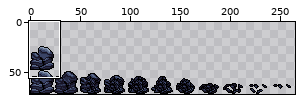
Sprite sheet, stored at assets/graphics/SpriteSheets/Abilities/hive_ARTI_Underworld-Rubble-Spritesheet.png. Above: a wide view before the commit, with the close-up outlined.
Close-up. The starting point:
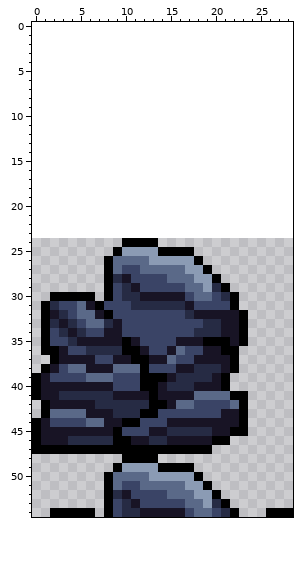
The file is 288x48 pixels. Shown: x 0..28, y 0..54. The old version is drawn lined up with the new one, on the new canvas. The wide view leaves out empty margins.
After:
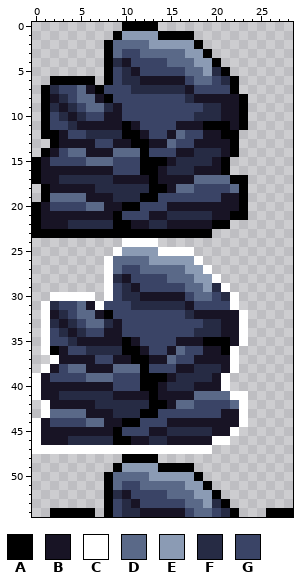
Palette (. is transparent): A #000000  B #181425  C #ffffff  D #5a6988  E #8b9bb4  F #262b44  G #3a4466
The exact change:
canvas 288x48 -> 288x72, the old top-left corner now at 0,24
@@ x 0..28 @@
- 0 .............................
- 1 .............................
- 2 .............................
- 3 .............................
- 4 .............................
- 5 .............................
- 6 .............................
- 7 .............................
- 8 .............................
- 9 .............................
-10 .............................
-11 .............................
-12 .............................
-13 .............................
-14 .............................
-15 .............................
-16 .............................
-17 .............................
-18 .............................
-19 .............................
-20 .............................
-21 .............................
-22 .............................
-23 .............................
-24 ..........AAAA...............
-25 .........AEEEEAAAA...........
-26 ........ADDDDEEEEEA..........
-27 ........ADGGDDDDDEEA.........
-28 ........AFBGGGGDDDEEA........
-29 ........AGFBGGGGGDDEFA.......
-30 ..AAAAA.AGFFBBBBBGDDGFA......
-31 .AFGGDBAGGGFFFFFFBGGGGA......
-32 .ABFGDDBAGGGGGGGGFBBBBBA.....
-33 .AFBFGDDFBGGGGGGGGGFFBBA.....
-34 .AGFBFGGBBGGGGGGGGFFFBBA.....
-35 .AGGFBBBBBABGGGGBBBAAABA.....
-36 .AABGGFFFFAABGGBDGGBBAA......
-37 ..ABBBBGGBBAABBDGGBBBBA......
-38 .ABGDDBBBDDDAGGGBBFFFBA......
-39 ABGGGGDDDGGGAAABFFFFBA.......
-40 ABBBBBBBBGGGAABFFFBBBA.......
-41 ABBFFFFFFBBBBABBBBDDDDAA.....
-42 .ABBBBBFFFFFFAABDDGGGGDA.....
-43 .ADDDDBBBFFFAAGGGGGGGBBA.....
-44 ABGGGGDDBBAAGGGBBBBBBBBA.....
-45 ABBBBBBBBAGGGBBFFFFFBBAA.....
-46 ABBBFFFFFAABBFFBBBBBAA.......
-47 AAAAAAAAAAAAAAAAAAAA.........
+ 0 ..........AAAA...............
+ 1 .........AEEEEAAAA...........
+ 2 ........ADDDDEEEEEA..........
+ 3 ........ADGGDDDDDEEA.........
+ 4 ........AFBGGGGDDDEEA........
+ 5 ........AGFBGGGGGDDEFA.......
+ 6 ..AAAAA.AGFFBBBBBGDDGFA......
+ 7 .AFGGDBAGGGFFFFFFBGGGGA......
+ 8 .ABFGDDBAGGGGGGGGFBBBBBA.....
+ 9 .AFBFGDDFBGGGGGGGGGFFBBA.....
+10 .AGFBFGGBBGGGGGGGGFFFBBA.....
+11 .AGGFBBBBBABGGGGBBBAAABA.....
+12 .AABGGFFFFAABGGBDGGBBAA......
+13 ..ABBBBGGBBAABBDGGBBBBA......
+14 .ABGDDBBBDDDAGGGBBFFFBA......
+15 ABGGGGDDDGGGAAABFFFFBA.......
+16 ABBBBBBBBGGGAABFFFBBBA.......
+17 ABBFFFFFFBBBBABBBBDDDDAA.....
+18 .ABBBBBFFFFFFAABDDGGGGDA.....
+19 .ADDDDBBBFFFAAGGGGGGGBBA.....
+20 ABGGGGDDBBAAGGGBBBBBBBBA.....
+21 ABBBBBBBBAGGGBBFFFFFBBAA.....
+22 ABBBFFFFFAABBFFBBBBBAA.......
+23 AAAAAAAAAAAAAAAAAAAA.........
+24 ..........CCCC...............
+25 .........CEEEECCCC...........
+26 ........CDDDDEEEEEC..........
+27 ........CDGGDDDDDEEC.........
+28 ........CFBGGGGDDDEEC........
+29 ........CGFBGGGGGDDEFC.......
+30 ..CCCCC.CGFFBBBBBGDDGFC......
+31 .CFGGDBCGGGFFFFFFBGGGGC......
+32 .CBFGDDBAGGGGGGGGFBBBBBC.....
+33 .CFBFGDDFBGGGGGGGGGFFBBC.....
+34 .CGFBFGGBBGGGGGGGGFFFBBC.....
+35 .CGGFBBBBBABGGGGBBBAAABC.....
+36 .CABGGFFFFAABGGBDGGBBAC......
+37 ..CBBBBGGBBAABBDGGBBBBC......
+38 .CBGDDBBBDDDAGGGBBFFFBC......
+39 CBGGGGDDDGGGAAABFFFFBC.......
+40 CBBBBBBBBGGGAABFFFBBBC.......
+41 CBBFFFFFFBBBBABBBBDDDDCC.....
+42 .CBBBBBFFFFFFAABDDGGGGDC.....
+43 .CDDDDBBBFFFAAGGGGGGGBBC.....
+44 CBGGGGDDBBAAGGGBBBBBBBBC.....
+45 CBBBBBBBBAGGGBBFFFFFBBC......
+46 CBBBFFFFFAABBFFBBBBBCC.......
+47 CCCCCCCCCCCCCCCCCCCC.........
 48 ..........AAAA...............
Where, in picture pixels (left, top, right, bottom), the same in both close-ups:
changed: (32, 22, 248, 454)
